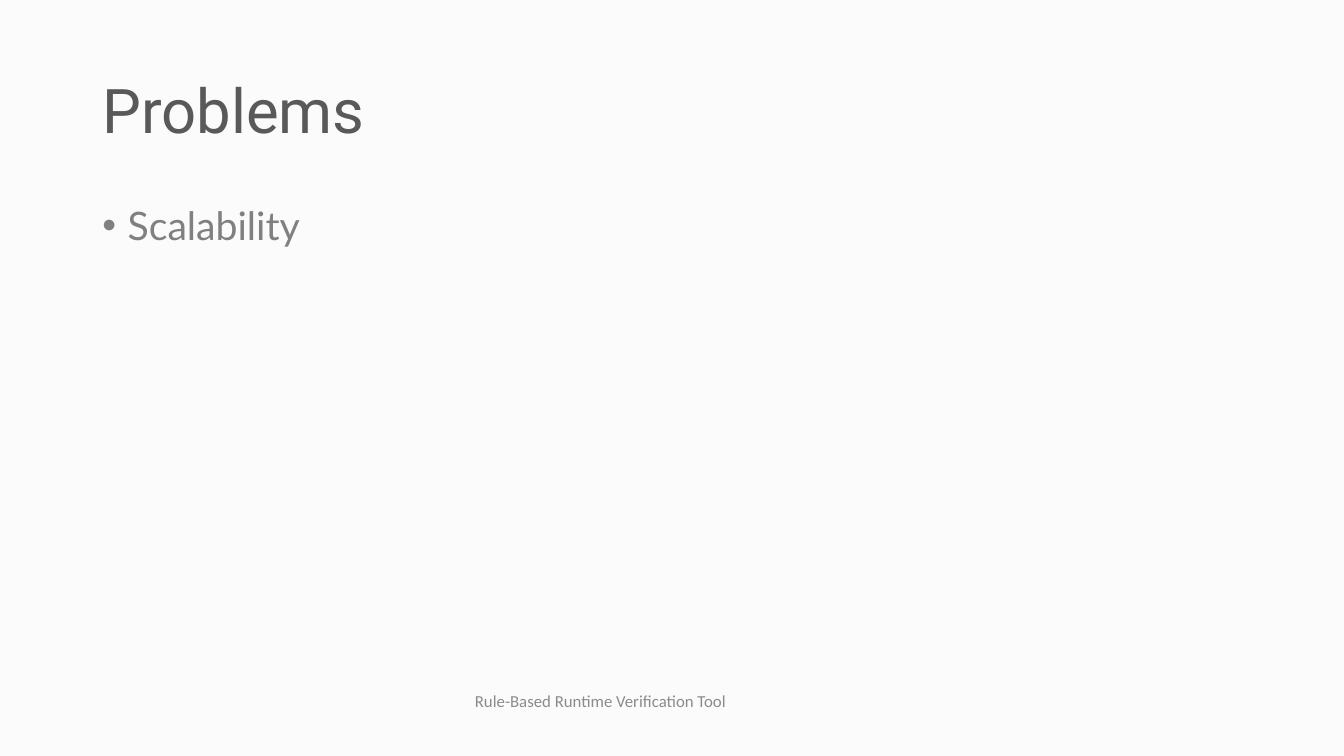
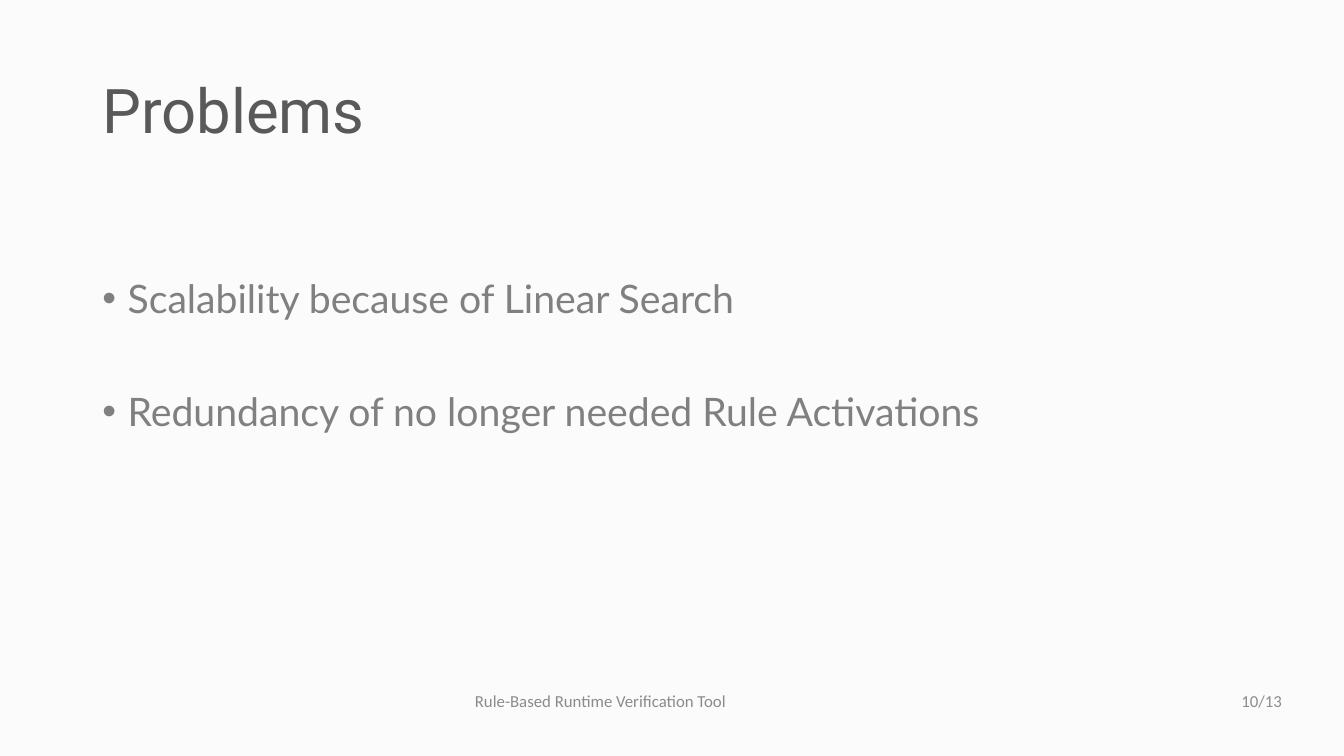
Before and after one commit to selig/ruler2, a slide deck: slide 10 of Seminar/Rule-Based Runtime Verification Tool.pptx. Drawn at 1344x756 pixels with LibreOffice and Linux fonts; fonts in the diff are those of the drawing; background and template pictures are left out. Boxes give left, top, right and bottom in pixels: in the first picture for what was removed or moved away, otherwise in the second. Text is boxed around its words. In the diff, an @@ line names an element or a change of style, - is before the commit and + after.

```diff
--- a/Seminar/Rule-Based Runtime Verification Tool.pptx
+++ b/Seminar/Rule-Based Runtime Verification Tool.pptx
@@ text at <box>128,284,980,433</box>: text changed @@
-• Scalability
+• Scalability because of Linear Search
+• Redundancy of no longer needed Rule Activations
@@ page number added at <box>1241,695,1281,708</box>, 12 pt, text #8C8C8C @@
+10/13
```
Also in this commit, not shown: 9 other slides changed, 1 slide added, 1 slide removed, 1 other file.
